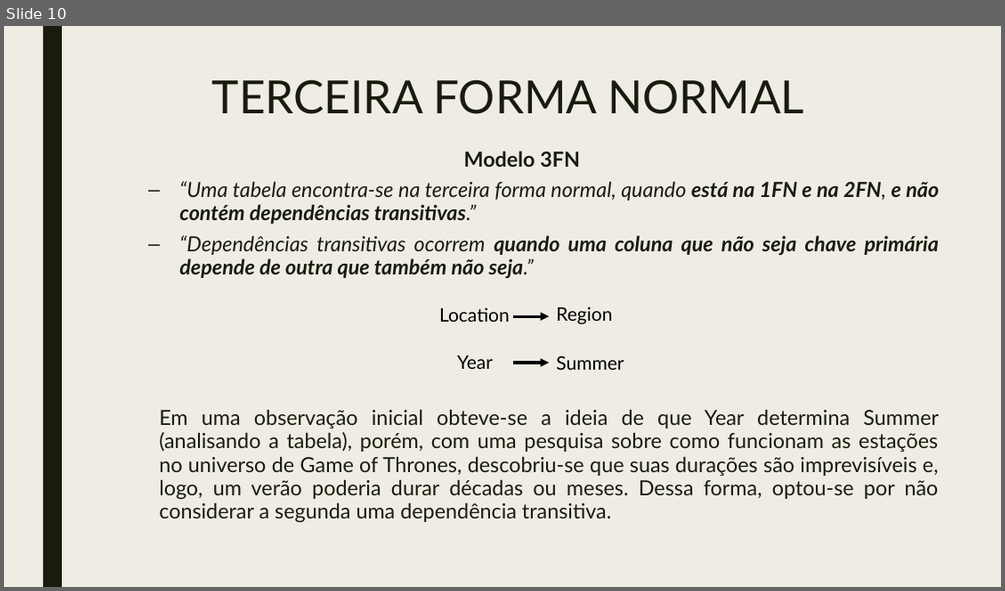
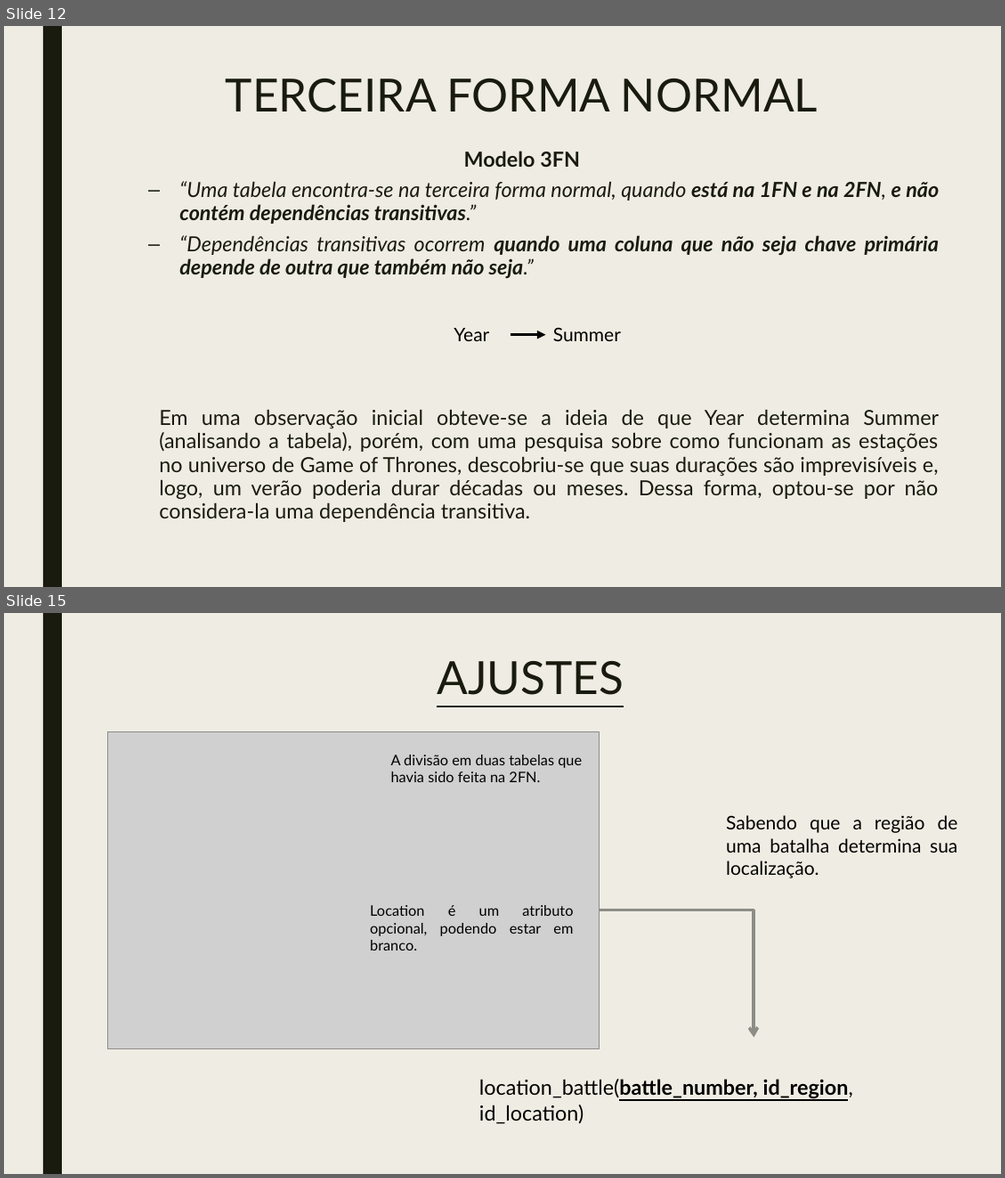
Before and after one commit to ggpereira/Fundamentos-de-BD, a slide deck: Apresentação/Trabalho prático fundamentos de banco de dados 2018.pptx. Shown one above the other, each under a label of ours: slide 10 before the commit, slides 12 and 15 after it; the slides between them are not shown. The pictures are 1005x591 and 1005x1178 pixels, drawn with LibreOffice and Linux fonts; fonts in the diff are those of the drawing; grey boxes stand for pictures. Boxes give left, top, right and bottom in pixels: in the first picture for what was removed or moved away, otherwise in the second. Text is boxed around its words. In the diff, an @@ line names an element or a change of style, - is before the commit and + after.

```diff
--- a/Apresentação/Trabalho prático fundamentos de banco de dados 2018.pptx
+++ b/Apresentação/Trabalho prático fundamentos de banco de dados 2018.pptx
@@ slide 15 added at (4, 613, 1001, 1174), background #EFEDE3; not listed: 1 template element that a slide beside it also shows @@
@@ title added at (437, 661, 623, 695), 44 pt, text #191B0E, underline @@
+AJUSTES
@@ picture added at (108, 732, 599, 1049) @@
@@ text added at (391, 755, 582, 782), 14 pt, text #000000 @@
+A divisão em duas tabelas que havia sido feita na 2FN.
@@ text added at (726, 815, 958, 878), 18 pt, text #000000 @@
+Sabendo que a região de uma batalha determina sua localização.
@@ text added at (370, 905, 573, 950), 14 pt, text #000000 @@
+Location é um atributo opcional, podendo estar em branco.
@@ elbow arrow added from (599, 910) to (754, 1037), #8C8D86 3 pt @@
@@ text added at (479, 1078, 853, 1124), 20 pt, text #000000 @@
+location_battle(battle_number, id_region, id_location)
@@ what was slide 10 is now slide 12 @@
@@ slide 12 changed as well @@
@@ title "TERCEIRA FORMA NORMAL": place and size @@
-title "TERCEIRA FORMA NORMAL" at (212, 80, 804, 114)
+title "TERCEIRA FORMA NORMAL" at (226, 79, 817, 112)
@@ text removed at (439, 307, 510, 321) @@
-Location
@@ arrow removed from (513, 316) to (550, 316) @@
@@ text removed at (556, 306, 612, 324) @@
-Region
@@ 2 texts, 1 arrow: place and size @@
-2 texts, 1 arrow at (457, 355, 623, 370)
+2 texts, 1 arrow at (453, 327, 621, 341)
@@ text at (159, 409, 938, 522): text changed @@
-Em uma observação inicial obteve-se a ideia de que Year determina Summer (analisando a tabela), porém, com uma pesquisa sobre como funcionam as estações no universo de Game of Thrones, descobriu-se que suas durações são imprevisíveis e, logo, um verão poderia durar décadas ou meses. Dessa forma, optou-se por não considerar a segunda uma dependência transitiva.
+Em uma observação inicial obteve-se a ideia de que Year determina Summer (analisando a tabela), porém, com uma pesquisa sobre como funcionam as estações no universo de Game of Thrones, descobriu-se que suas durações são imprevisíveis e, logo, um verão poderia durar décadas ou meses. Dessa forma, optou-se por não considera-la uma dependência transitiva.
```
Also in this commit, not shown: 11 other slides changed, 6 other slides added.
